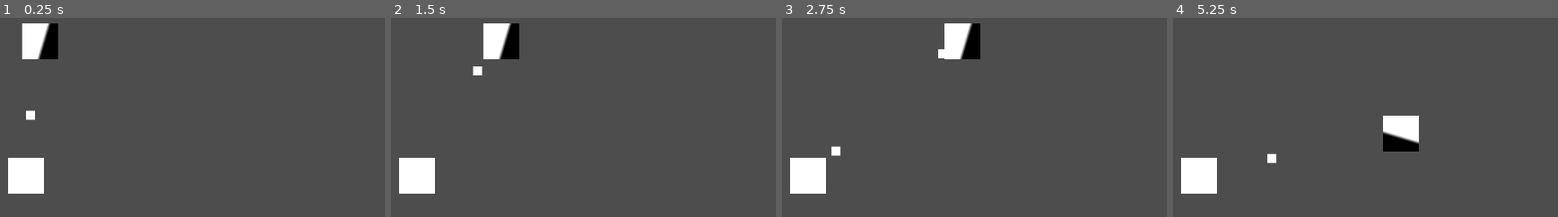
Above: before the commit, frames 1-4 (left to right).
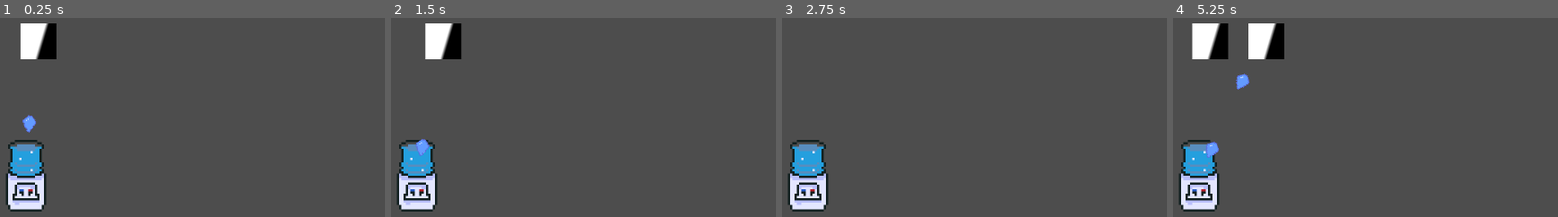
Above: after the commit, the same moments.

Repository: JDHfLover/MiniJameGam52
Game: Godot game, scene res://scenes/scene.tscn
Same seed, same stepped clock (60 frames per second), same inputs: the game is played once before the commit and once after it. This scene is started directly instead of the project's main scene.
Inputs:
- Up to frame 1 (0.25 s): no input
- Up to frame 2 (1.5 s): no input
- Up to frame 3 (2.75 s): no input
- Up to frame 4 (5.25 s): no input

The runs differ from the first frame. In frame 1, 4.1% of the frame differs, in the area x 1-16%, y 2-98%; in frame 2, 6.9%; in frame 3, 5.2%; in frame 4, 8.8%, in the area x 1-64%, y 2-98%.

Commit message:
Added cooler

Diff:
--- a/entities/projectiles/test_tower_projectile/test_tower_projectile.tscn
+++ b/entities/projectiles/cooler_tower_projectile/cooler_tower_projectile.tscn
@@ -1,16 +1,7 @@
 [gd_scene format=3 uid="uid://btgwplsh81poi"]
 
 [ext_resource type="Script" uid="uid://71hdodh46qqg" path="res://entities/projectiles/projectile.gd" id="1_1012p"]
-
-[sub_resource type="Gradient" id="Gradient_t7and"]
-offsets = PackedFloat32Array(0, 0.53614455, 1)
-colors = PackedColorArray(1, 1, 1, 1, 0.46385545, 0.46385545, 0.46385545, 1, 0, 0, 0, 1)
-
-[sub_resource type="GradientTexture2D" id="GradientTexture2D_ruw3y"]
-gradient = SubResource("Gradient_t7and")
-width = 16
-height = 16
-fill_to = Vector2(0, 0)
+[ext_resource type="Texture2D" uid="uid://sv6h0es8cjp7" path="res://assets/sprites/projectiles/drop.png" id="2_2r2ho"]
 
 [sub_resource type="RectangleShape2D" id="RectangleShape2D_5fb3c"]
 size = Vector2(16, 16)
@@ -18,10 +9,11 @@
 [node name="TestTowerProjectile" type="Area2D" unique_id=766336221]
 script = ExtResource("1_1012p")
 speed = 500.0
-life_time = 10.0
 
 [node name="Sprite2D" type="Sprite2D" parent="." unique_id=1209662005]
-texture = SubResource("GradientTexture2D_ruw3y")
+texture_filter = 1
+scale = Vector2(2, 2)
+texture = ExtResource("2_2r2ho")
 
 [node name="CollisionShape2D" type="CollisionShape2D" parent="." unique_id=196130171]
 shape = SubResource("RectangleShape2D_5fb3c")
--- a/entities/projectiles/projectile.gd
+++ b/entities/projectiles/projectile.gd
@@ -2,8 +2,6 @@
 class_name Projectile
 
 @export var speed: float
-@export var life_time: float
-var life_time_left := life_time
 var damage: float
 
 var target: Node2D
@@ -15,7 +13,9 @@
 		queue_free()
 
 func _physics_process(delta: float) -> void:
-	if(is_instance_valid(target)):direction = (target.global_position - global_position).normalized()
+	if(is_instance_valid(target)):
+		direction = (target.global_position - global_position).normalized()
+	else:
+		queue_free()
 	global_position += direction*speed*delta
-	life_time-=delta
-	if(life_time <= 0):queue_free()
+	global_rotation = direction.angle()
--- a/entities/towers/tower.gd
+++ b/entities/towers/tower.gd
@@ -36,8 +36,8 @@
 		return
 	targets.sort_custom(func(a,b): return a.progress > b.progress)
 	var index: int
-	if(attack_modes[attack_mode] == "first"):index = len(targets)-1
-	elif (attack_modes[attack_mode] == "last"):index = 0
+	if(attack_modes[attack_mode] == "first"):index = 0
+	elif (attack_modes[attack_mode] == "last"):index = targets.size()-1
 	elif(attack_modes[attack_mode] == "random"): index = randi() % len(targets)
 	current_target = targets[index]
 
--- a/entities/wave_manager/wave.tres
+++ b/entities/wave_manager/wave.tres
@@ -2,7 +2,17 @@
 
 [ext_resource type="Script" uid="uid://bi3fo3hobri2a" path="res://entities/wave_manager/wave.gd" id="1_rqawk"]
 [ext_resource type="Script" uid="uid://cja3p57gruv2y" path="res://entities/wave_manager/wave_item.gd" id="2_2wsru"]
+[ext_resource type="Resource" uid="uid://ccpm6bvqi6uud" path="res://entities/wave_manager/wave_item.tres" id="3_veuoi"]
+[ext_resource type="PackedScene" uid="uid://dbytopopf84hv" path="res://entities/enemies/test_enemy/test_enemy.tscn" id="4_q7u0e"]
+
+[sub_resource type="Resource" id="Resource_6gidx"]
+script = ExtResource("2_2wsru")
+enemy = ExtResource("4_q7u0e")
+delay_before_enemy = 1.0
+metadata/_custom_type_script = "uid://cja3p57gruv2y"
 
 [resource]
 script = ExtResource("1_rqawk")
+wave_items = Array[ExtResource("2_2wsru")]([ExtResource("3_veuoi"), SubResource("Resource_6gidx")])
+delay_before_wave = 2.0
 metadata/_custom_type_script = "uid://bi3fo3hobri2a"
--- a/entities/wave_manager/wave_manager.gd
+++ b/entities/wave_manager/wave_manager.gd
@@ -5,12 +5,15 @@
 var current_wave := 0
 var current_enemy := 0
 
-@onready var enemy_timer: Timer = $EnemyTimer
-@onready var wave_timer: Timer = $WaveTimer
+@onready var enemy_timer: Timer
+@onready var wave_timer: Timer
 @onready var enemy_path: Path2D
 
 func _ready() -> void:
+	enemy_timer = $EnemyTimer
+	wave_timer = $WaveTimer
 	enemy_path = get_tree().get_first_node_in_group("enemy_path")
+	wave_timer.start(waves[current_wave].delay_before_wave)
 
 func _on_enemy_timer_timeout():
 	spawn_next_enemy()
--- a/project.godot
+++ b/project.godot
@@ -23,6 +23,7 @@
 [global_group]
 
 enemy=""
+enemy_path=""
 
 [physics]
 
--- a/scenes/scene.tscn
+++ b/scenes/scene.tscn
@@ -1,25 +1,20 @@
-[gd_scene format=3 uid="uid://d11vkmpjtgpfn"]
+[gd_scene format=3 uid="uid://cto7plypn2sv7"]
 
 [ext_resource type="PackedScene" uid="uid://dbytopopf84hv" path="res://entities/enemies/test_enemy/test_enemy.tscn" id="1_ruw3y"]
 [ext_resource type="Script" uid="uid://cyyva07y71728" path="res://entities/towers/tower.gd" id="2_4msxo"]
-[ext_resource type="PackedScene" uid="uid://btgwplsh81poi" path="res://entities/projectiles/test_tower_projectile/test_tower_projectile.tscn" id="3_4msxo"]
+[ext_resource type="PackedScene" uid="uid://btgwplsh81poi" path="res://entities/projectiles/cooler_tower_projectile/cooler_tower_projectile.tscn" id="3_4msxo"]
+[ext_resource type="Texture2D" uid="uid://cclw1na52ckt2" path="res://assets/sprites/towers/cooler.png" id="3_tpwpp"]
 [ext_resource type="Script" uid="uid://bwd8kd5afun28" path="res://entities/wave_manager/wave_manager.gd" id="4_5fb3c"]
 [ext_resource type="Script" uid="uid://bi3fo3hobri2a" path="res://entities/wave_manager/wave.gd" id="5_7182s"]
 [ext_resource type="Script" uid="uid://cja3p57gruv2y" path="res://entities/wave_manager/wave_item.gd" id="6_tpwpp"]
 [ext_resource type="Resource" uid="uid://ccpm6bvqi6uud" path="res://entities/wave_manager/wave_item.tres" id="7_7ftgl"]
+[ext_resource type="Resource" uid="uid://33kducav5k7g" path="res://entities/wave_manager/wave.tres" id="8_7182s"]
 
 [sub_resource type="Curve2D" id="Curve2D_grwth"]
 _data = {
 "points": PackedVector2Array(0, 0, 0, 0, 0, -240, 0, 0, 0, 16, 360, -240, 0, 0, 0, 0, 360, 0)
 }
 point_count = 3
-
-[sub_resource type="Gradient" id="Gradient_5fb3c"]
-colors = PackedColorArray(1, 1, 1, 1, 0, 0, 0, 1)
-
-[sub_resource type="GradientTexture2D" id="GradientTexture2D_gjmho"]
-gradient = SubResource("Gradient_5fb3c")
-fill_to = Vector2(0, 0)
 
 [sub_resource type="CircleShape2D" id="CircleShape2D_5fb3c"]
 
@@ -37,38 +32,47 @@
 
 [node name="Camera2D" type="Camera2D" parent="." unique_id=272149691]
 
-[node name="Path2D" type="Path2D" parent="." unique_id=180469636]
+[node name="Path2D" type="Path2D" parent="." unique_id=180469636 groups=["enemy_path"]]
 curve = SubResource("Curve2D_grwth")
-
-[node name="TestEnemy" parent="Path2D" unique_id=1864529666 instance=ExtResource("1_ruw3y")]
-position = Vector2(0, -240)
 
 [node name="Towers" type="Node2D" parent="." unique_id=1350296824]
 
-[node name="TestTower" type="Node2D" parent="Towers" unique_id=2134311744]
+[node name="CoolerTower" type="Node2D" parent="Towers" unique_id=2134311744]
 script = ExtResource("2_4msxo")
-damage = 10.0
+damage = 25.0
 attack_range = 37.5
-attack_speed = 0.5
+attack_speed = 0.25
 projectile_scene = ExtResource("3_4msxo")
 metadata/_custom_type_script = "uid://cyyva07y71728"
 
-[node name="Sprite2D" type="Sprite2D" parent="Towers/TestTower" unique_id=1597215273]
-texture = SubResource("GradientTexture2D_gjmho")
+[node name="Sprite2D" type="Sprite2D" parent="Towers/CoolerTower" unique_id=1597215273]
+texture_filter = 1
+scale = Vector2(4, 4)
+texture = ExtResource("3_tpwpp")
 
-[node name="AttackArea" type="Area2D" parent="Towers/TestTower" unique_id=578949625]
+[node name="AttackArea" type="Area2D" parent="Towers/CoolerTower" unique_id=578949625]
 
-[node name="CollisionShape2D" type="CollisionShape2D" parent="Towers/TestTower/AttackArea" unique_id=437989672]
+[node name="CollisionShape2D" type="CollisionShape2D" parent="Towers/CoolerTower/AttackArea" unique_id=437989672]
 shape = SubResource("CircleShape2D_5fb3c")
 
-[node name="AttackTimer" type="Timer" parent="Towers/TestTower" unique_id=889525586]
+[node name="AttackTimer" type="Timer" parent="Towers/CoolerTower" unique_id=889525586]
 one_shot = true
 
-[node name="AttackPivot" type="Node2D" parent="Towers/TestTower" unique_id=1187710206]
+[node name="AttackPivot" type="Node2D" parent="Towers/CoolerTower" unique_id=1187710206]
 
-[node name="Node2D" type="Node2D" parent="." unique_id=1891920558]
+[node name="WaveManager" type="Node2D" parent="." unique_id=1891920558]
 script = ExtResource("4_5fb3c")
-waves = Array[ExtResource("5_7182s")]([SubResource("Resource_5yiy0")])
+waves = Array[ExtResource("5_7182s")]([SubResource("Resource_5yiy0"), ExtResource("8_7182s")])
 
-[connection signal="area_entered" from="Towers/TestTower/AttackArea" to="Towers/TestTower" method="_on_attack_area_area_entered"]
-[connection signal="area_exited" from="Towers/TestTower/AttackArea" to="Towers/TestTower" method="_on_attack_area_area_exited"]
+[node name="EnemyTimer" type="Timer" parent="WaveManager" unique_id=471607562]
+wait_time = 0.001
+one_shot = true
+
+[node name="WaveTimer" type="Timer" parent="WaveManager" unique_id=1601247514]
+wait_time = 0.001
+one_shot = true
+
+[connection signal="area_entered" from="Towers/CoolerTower/AttackArea" to="Towers/CoolerTower" method="_on_attack_area_area_entered"]
+[connection signal="area_exited" from="Towers/CoolerTower/AttackArea" to="Towers/CoolerTower" method="_on_attack_area_area_exited"]
+[connection signal="timeout" from="WaveManager/EnemyTimer" to="WaveManager" method="_on_enemy_timer_timeout"]
+[connection signal="timeout" from="WaveManager/WaveTimer" to="WaveManager" method="_on_wave_timer_timeout"]
Binary file added: assets/sprites/projectiles/drop.png
Not shown, added: assets/sprites/projectiles/drop.png.import
Binary file added: assets/sprites/towers/cooler.png
Not shown, added: assets/sprites/towers/cooler.png.import
